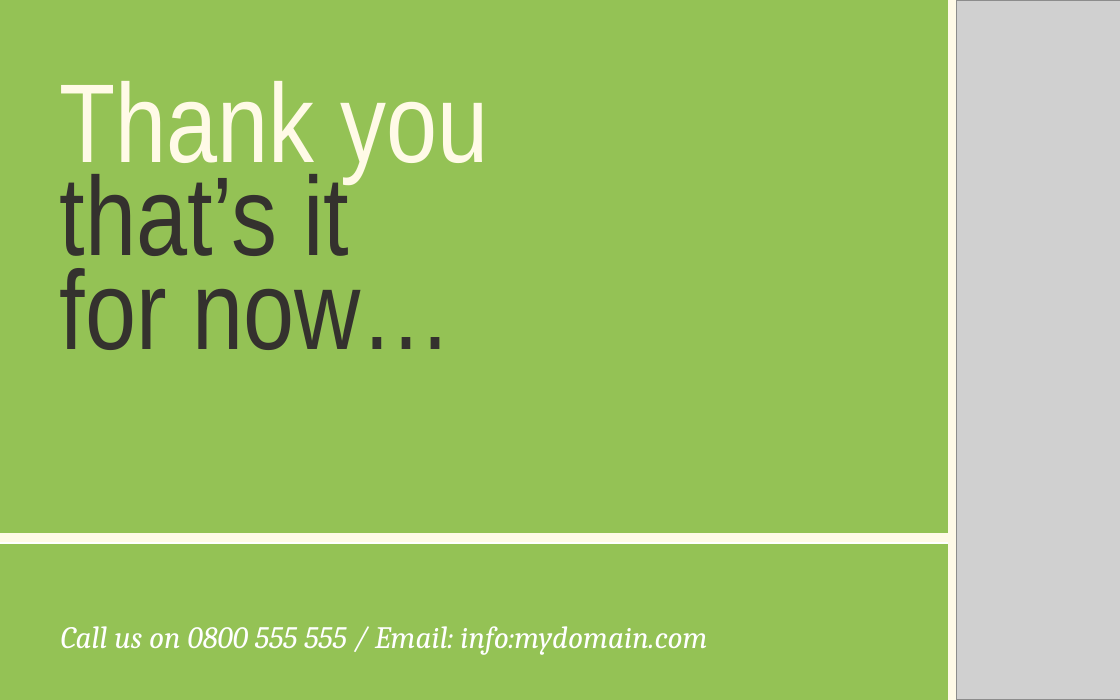
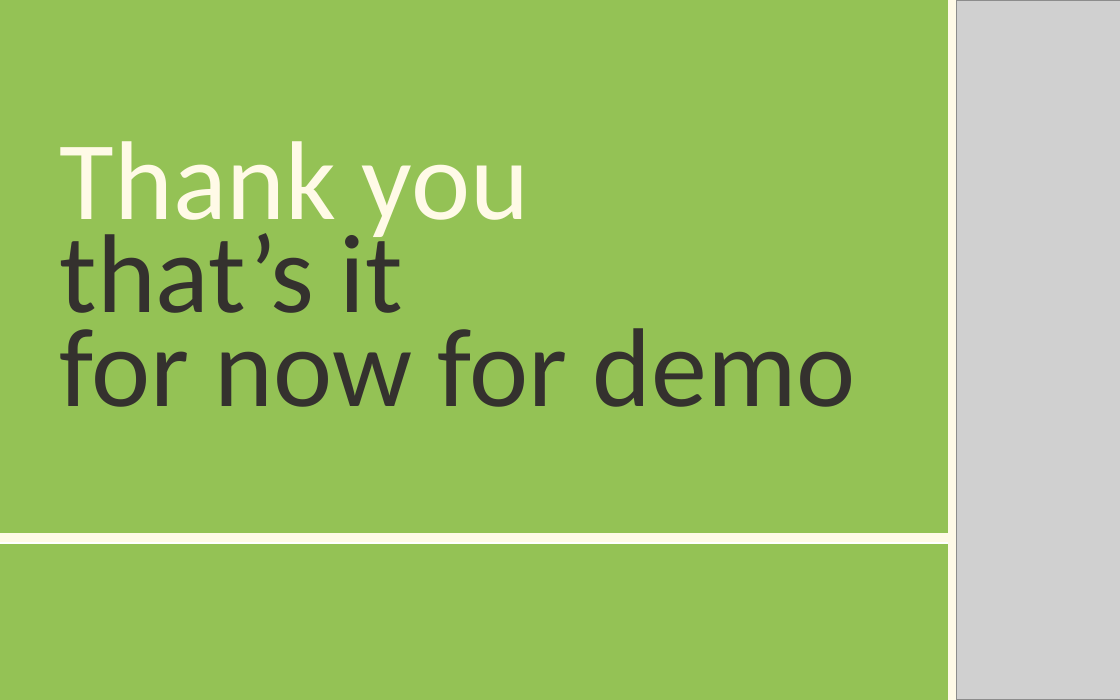
Before and after one commit to daotk/cdkpt, a slide deck: slide 18 of CDBM/Team Assignment 01/Team02.pptx (slide 6 before the commit). Drawn at 1120x700 pixels with LibreOffice and Linux fonts; fonts in the diff are those of the drawing; grey boxes stand for pictures; background and template pictures are left out. Boxes give left, top, right and bottom in pixels: in the first picture for what was removed or moved away, otherwise in the second. Text is boxed around its words. In the diff, an @@ line names an element or a change of style, - is before the commit and + after.

Commit message:
update ppt

```diff
--- a/CDBM/Team Assignment 01/Team02.pptx
+++ b/CDBM/Team Assignment 01/Team02.pptx
@@ title at (60, 141, 856, 407): text changed; font Arial Narrow to Calibri @@
-Thank you
-that’s it
-for now…
+Thank you
+that’s it
+for now for demo
@@ subtitle removed at (61, 626, 707, 655) @@
-Call us on 0800 555 555 / Email: info:mydomain.com
```
Also in this commit, not shown: 2 other slides changed, 15 slides added, 3 slides removed.
